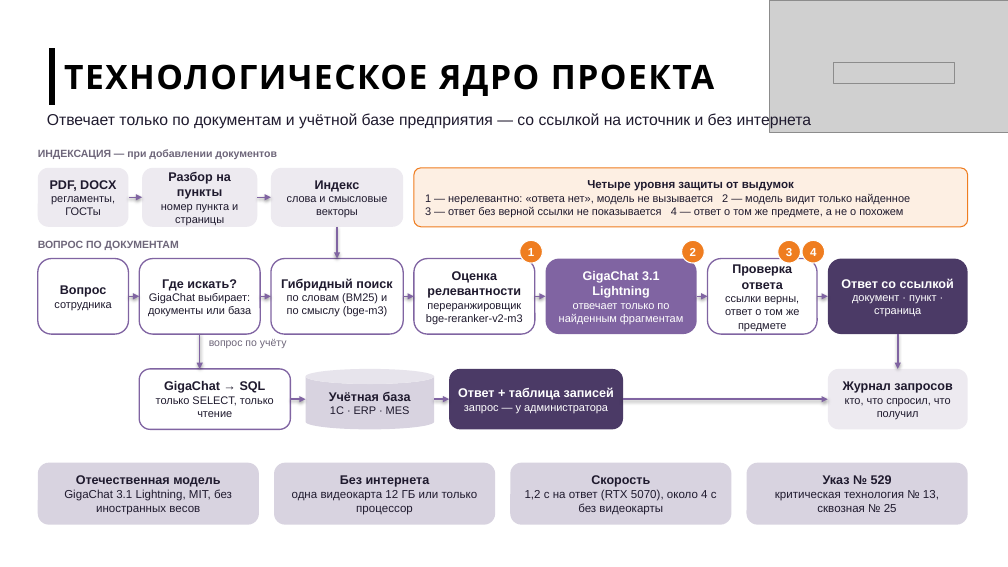
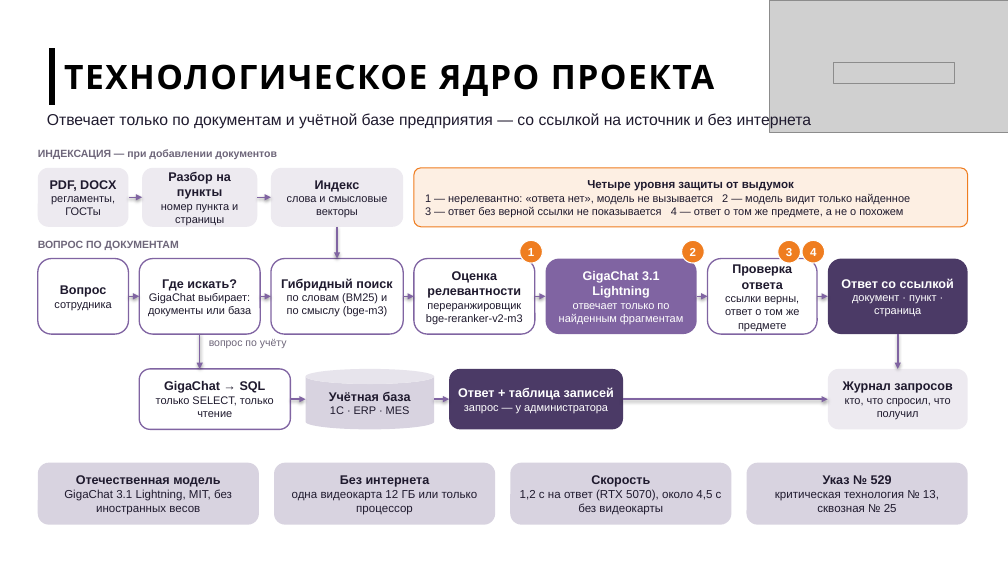
Before and after one commit to imaO0O/acselerator, a slide deck: slide 1 of docs/slides/arhitektura.pptx. Drawn at 1008x567 pixels with LibreOffice and Linux fonts; fonts in the diff are those of the drawing; grey boxes stand for pictures; background and template pictures are left out. Boxes give left, top, right and bottom in pixels: in the first picture for what was removed or moved away, otherwise in the second. Text is boxed around its words. In the diff, an @@ line names an element or a change of style, - is before the commit and + after.

```diff
--- a/docs/slides/arhitektura.pptx
+++ b/docs/slides/arhitektura.pptx
@@ text in rounded rectangle at (x1=520, y1=489, x2=722, y2=515): text changed @@
-1,2 с на ответ (RTX 5070), около 4 с без видеокарты
+1,2 с на ответ (RTX 5070), около 4,5 с без видеокарты
```
Also in this commit, not shown: 33 other files.
